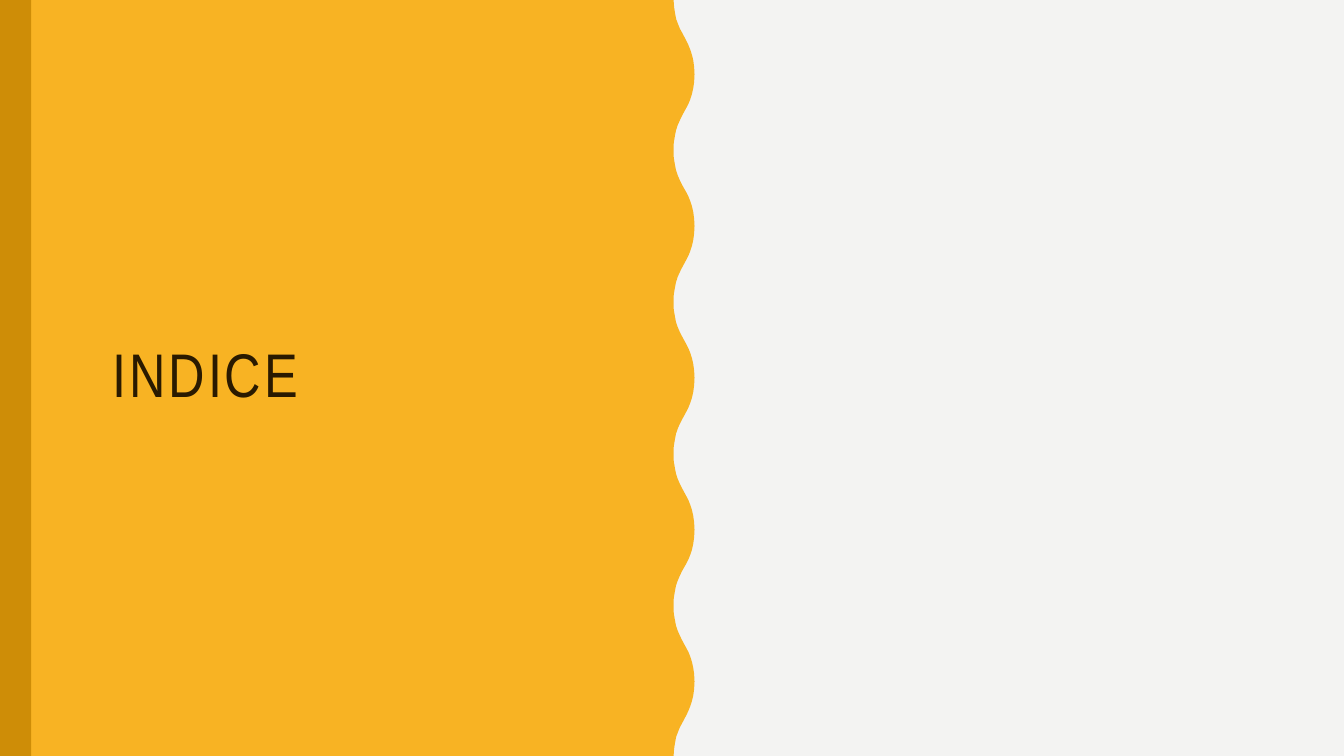
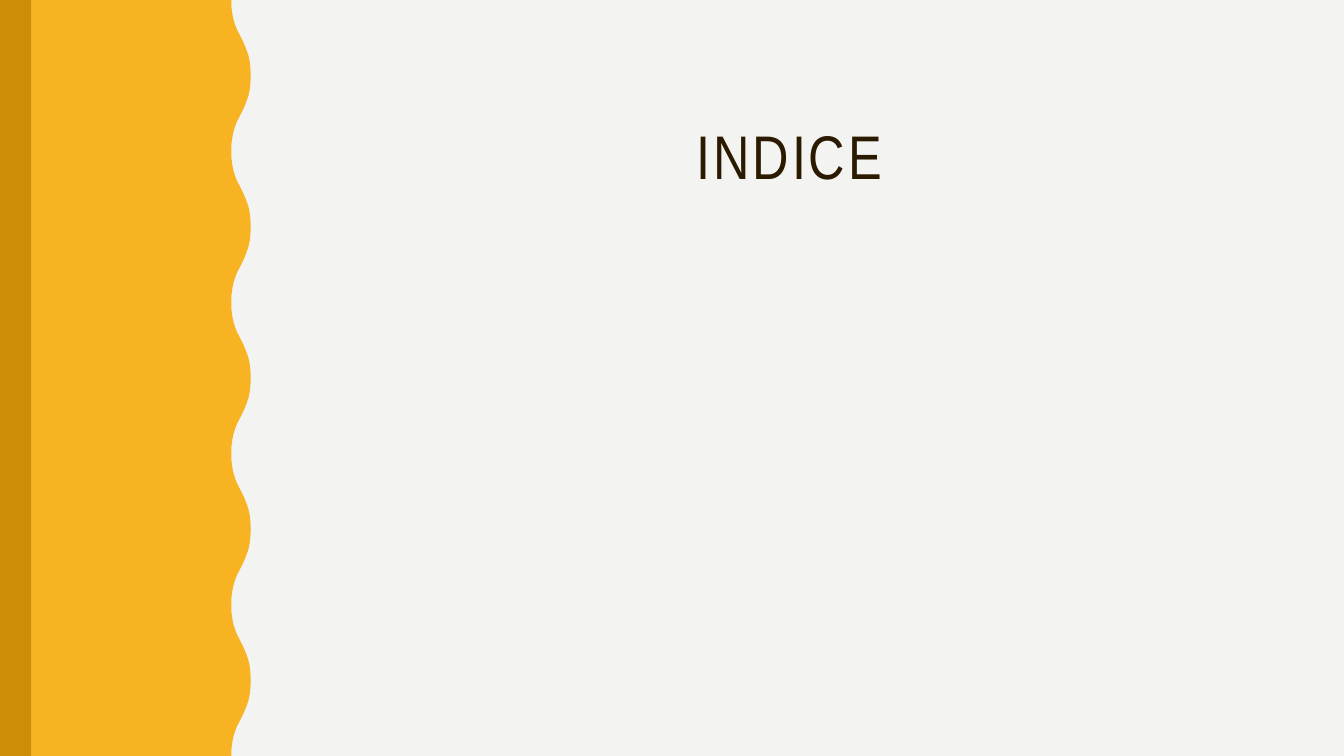
Before and after one commit to alessio-capello/MicroElectronics, a slide deck: slide 3 of MicroB/MicroBpresentazione.pptx (slide 2 before the commit). Drawn at 1344x756 pixels with LibreOffice and Linux fonts; fonts in the diff are those of the drawing. Boxes give left, top, right and bottom in pixels: in the first picture for what was removed or moved away, otherwise in the second. Text is boxed around its words. In the diff, an @@ line names an element or a change of style, - is before the commit and + after.

```diff
--- a/MicroB/MicroBpresentazione.pptx
+++ b/MicroB/MicroBpresentazione.pptx
@@ freeform shape: place and size @@
-freeform shape at [0,0,695,756]
+freeform shape at [0,0,251,756]
@@ title "INDICE": place and size @@
-title "INDICE" at [113,354,298,398]
+title "INDICE" at [697,136,882,180]
@@ title "INDICE" at [697,136,882,180]: alignment left to centre; vertical alignment middle to bottom @@
```
Also in this commit, not shown: 16 other slides changed, 8 slides added, 43 other files.
